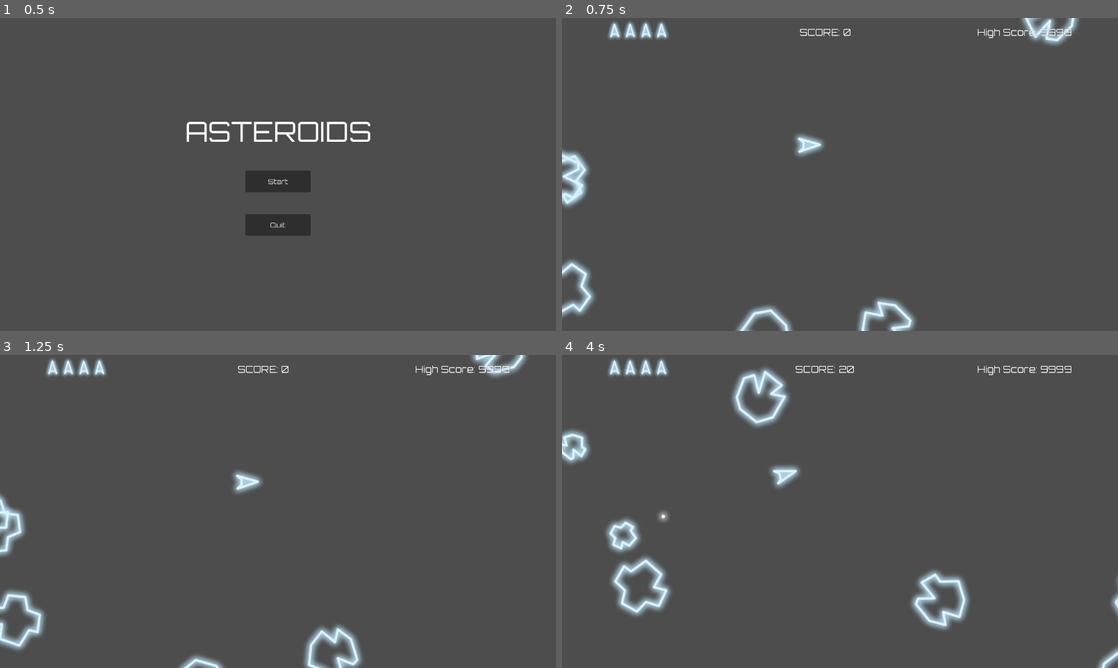
Above: before the commit, frames 1-4 (two rows, left to right).
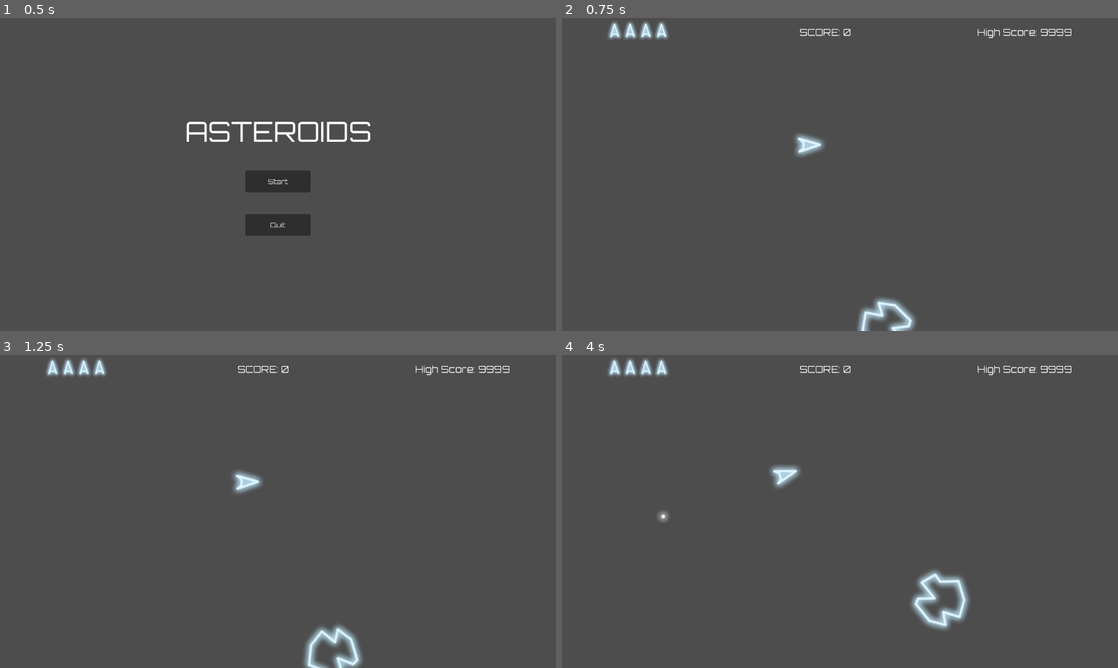
Above: after the commit, the same moments.

Repository: AllanSechrist/asteroids
Game: Godot game, scene res://scenes/UI/menu_base.tscn
The game is run twice, just before and just after one commit, with the same random seed, the same clock (stepped at 60 frames per second) and the same inputs.
Inputs:
- Up to frame 1 (0.5 s): no input
- Up to frame 2 (0.75 s): click "Start" at 0.5 s
- Up to frame 3 (1.25 s): no input
- Up to frame 4 (4 s): hold D (turn_right) 1.28-2.03 s; hold Space (fire) 1.28-2.03 s; hold A (turn_left) 2.03-2.78 s; tap W (move) at 2.1, 3.6 s; hold Space (fire) 2.78-3.53 s; hold D (turn_right) from 2.78 s (still down)

Frame 1 is identical in both runs. In frame 2, 2.3% of the frame differs, in the area x 0-93%, y 0-100%; in frame 3, 2.1%; in frame 4, 3.7%, in the area x 0-100%, y 3-100%.

Commit message:
Asteroids now increase in speed with each new level.

Diff:
--- a/scenes/asteroids/asteroid.gd
+++ b/scenes/asteroids/asteroid.gd
@@ -6,7 +6,7 @@
 @export_category("Asteroid Stats")
 @export var size: Size = Size.BIG
 @export var sprite_variants: Array[Texture2D] = []
-@export var speed: float = 100.0
+#@export var speed: float
 @export var rotation_speed: float = 1.0
 @export var asteroid_chunks := 2
 
@@ -17,6 +17,8 @@
 @onready var collision_shape_2d: CollisionShape2D = $CollisionShape2D
 
 var velocity: Vector2 = Vector2.ZERO
+var speed: float
+var speed_multiplier := 1.0
 
 const STATS := {
 	Size.BIG: { speed = 60.0, points = 20 },
@@ -29,7 +31,7 @@
 func _ready() -> void:
 	add_to_group("Asteroids")
 	var stats = STATS[size]
-	speed = stats.speed
+	speed = stats.speed * speed_multiplier
 	if sprite_variants.size() > 0:
 		sprite_2d.texture = sprite_variants.pick_random()
 	sprite_2d.flip_h = randi() % 2 == 0 # randomly flips sprite.
@@ -61,4 +63,5 @@
 
 func _on_area_entered(area: Area2D) -> void:
 	if area is Bullet:
+		print(speed)
 		destroyed.emit(self)
--- a/scenes/asteroids/asteroid_spawner.gd
+++ b/scenes/asteroids/asteroid_spawner.gd
@@ -2,22 +2,33 @@
 class_name AsteroidSpawner
 
 @export var asteroid_scene: PackedScene
+@export var level_speed_increase := 0.05
+@export var max_speed_level := 10
 
 @export_category("SFX")
 @export var death_sound: AudioStream
 
 var asteroids: int
+var current_level := 1
 
 signal all_asteroids_destroyed
 signal asteroid_score(score: int)
+
+func _ready() -> void:
+	get_parent().level_changed.connect(_on_level_changed)
 
 func spawn_asteroids(amount: int) -> void:
 	for i in amount:
 		var asteroid := asteroid_scene.instantiate()
 		asteroid.global_position = get_random_edge_position()
+		asteroid.speed_multiplier = get_speed_multiplier(current_level)
 		asteroid.destroyed.connect(_on_asteroid_destroyed)
 		add_child.call_deferred(asteroid)
 		asteroids += 1
+
+func get_speed_multiplier(level: int) -> float:
+	var effective_level = mini(level, max_speed_level)
+	return pow(1.0 + level_speed_increase, effective_level - 1)
 
 func get_random_edge_position() -> Vector2:
 	var screen_size := get_viewport_rect().size
@@ -37,6 +48,7 @@
 			var chunk = asteroid.asteroid_scene.instantiate()
 			chunk.size = asteroid.size + 1
 			chunk.global_position = asteroid.global_position
+			chunk.speed_multiplier = get_speed_multiplier(current_level)
 			chunk.destroyed.connect(_on_asteroid_destroyed)
 			add_child.call_deferred(chunk)
 			asteroids += 1
@@ -48,3 +60,8 @@
 	print(asteroids)
 	if asteroids == 0:
 		all_asteroids_destroyed.emit()
+
+func _on_level_changed(new_level: int) -> void:
+	current_level = new_level
+	print("Next level")
+	print(current_level)
--- a/scenes/game manager.gd
+++ b/scenes/game manager.gd
@@ -16,6 +16,8 @@
 var max_asteroids = 10
 var asteroids: int
 
+#LEVEL CHANGE
+signal level_changed(new_level: int)
 #UI
 signal score_changed(new_score: int)
 signal lives_changed(new_lives: int)
@@ -36,10 +38,11 @@
 
 func _on_all_asteroids_destoryed() -> void:
 	current_level += 1
+	level_changed.emit(current_level)
 	starting_asteroids = clampi(starting_asteroids + 2, 0, 10)
 	asteroid_spawner.spawn_asteroids(starting_asteroids)
-	var clear_message = "Level %d cleared!" % (current_level - 1)
-	print(clear_message)
+	#var clear_message = "Level %d cleared!" % (current_level - 1)
+	#print(clear_message)
 
 func _on_ship_death() -> void:
 	lives -= 1
--- a/scenes/sandbox.tscn
+++ b/scenes/sandbox.tscn
@@ -10,6 +10,7 @@
 
 [node name="Sandbox" type="Node2D" unique_id=1026063426]
 script = ExtResource("1_16ffl")
+starting_asteroids = 1
 
 [node name="Ship" parent="." unique_id=923968611 instance=ExtResource("1_2ddto")]
 position = Vector2(562, 294)
@@ -20,5 +21,6 @@
 
 [node name="AsteroidSpawner" parent="." unique_id=686080092 instance=ExtResource("5_16ffl")]
 asteroid_scene = ExtResource("2_rgld7")
+level_speed_increase = 0.1
 
 [node name="RespawnPoint" parent="." unique_id=851458566 instance=ExtResource("7_17a3a")]
